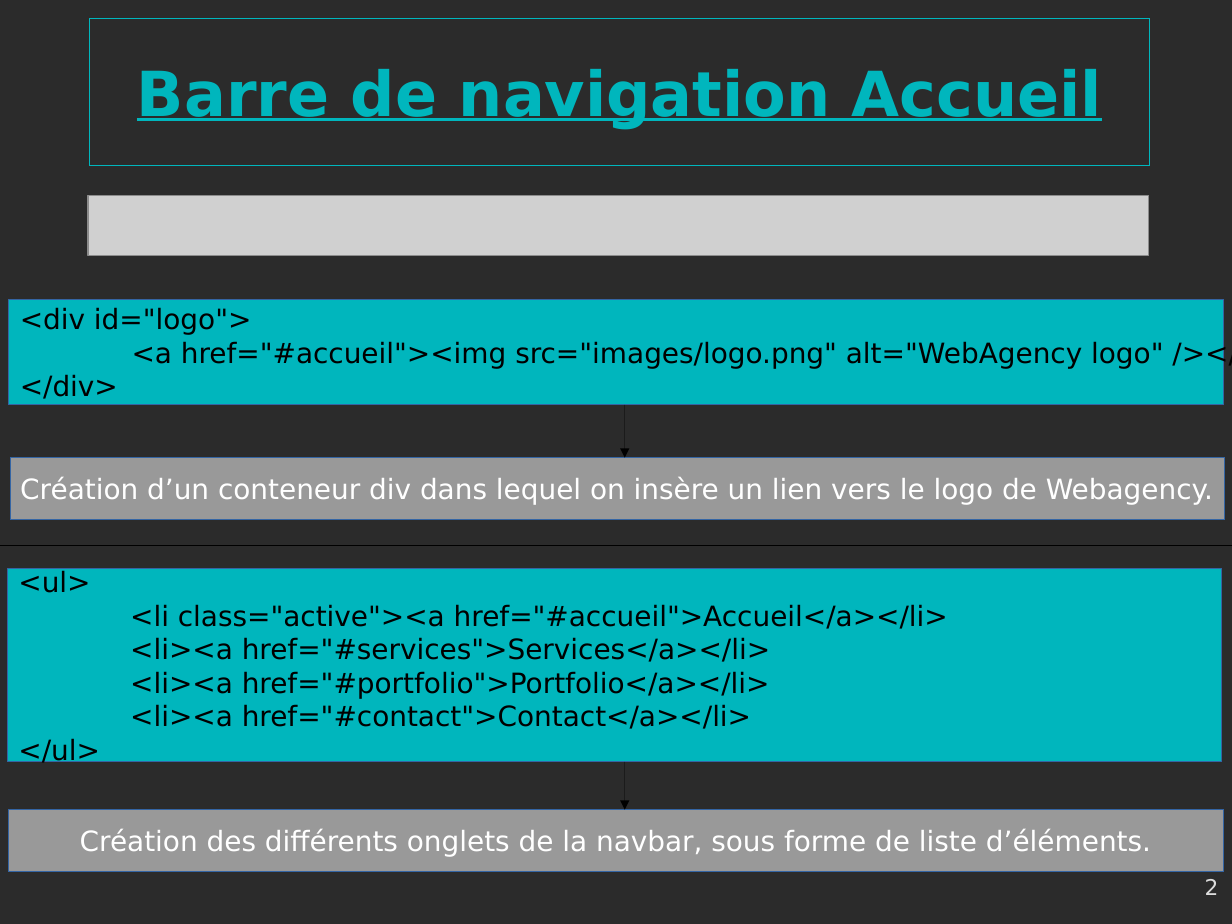
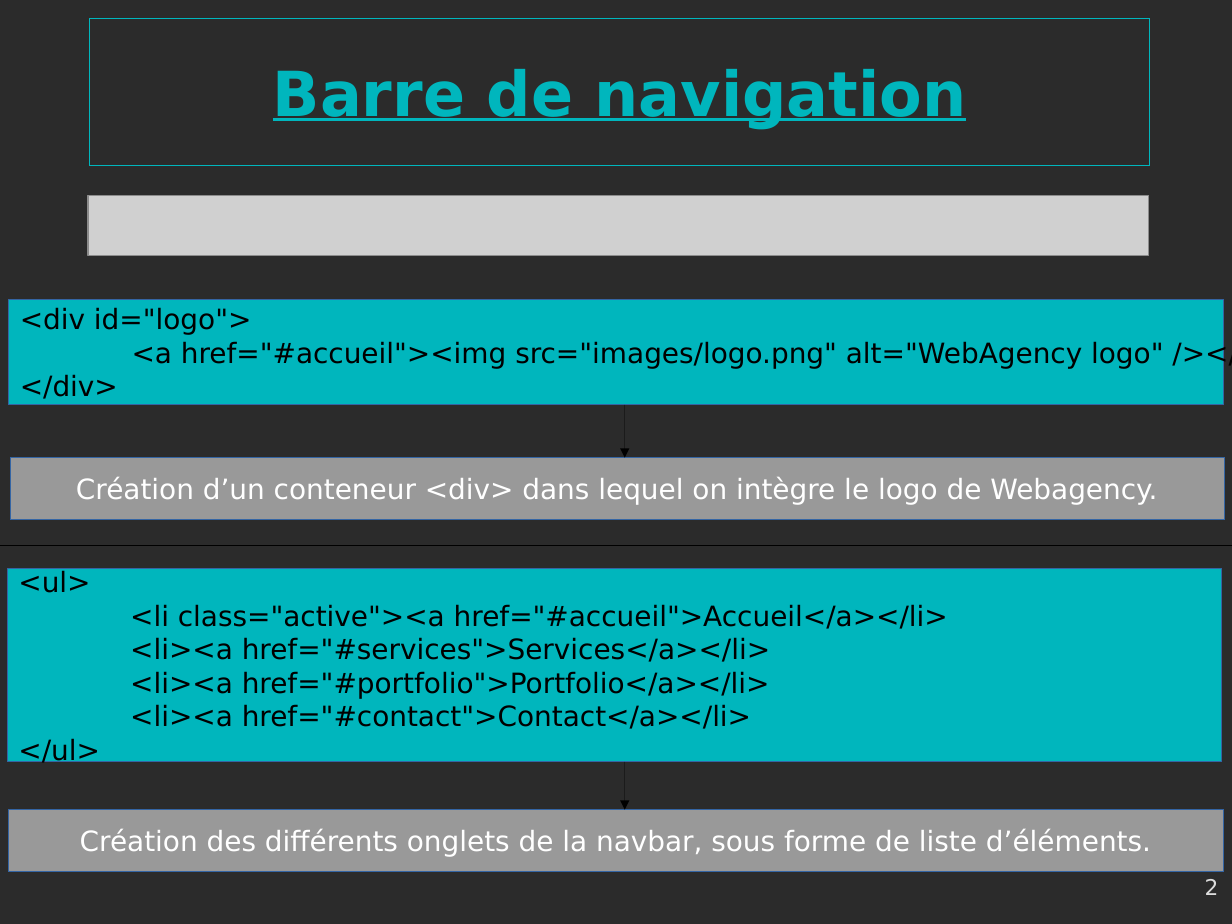
Before and after one commit to gambit13009/webagency, a slide deck: slide 2 of Webagency-presentation.odp. Drawn at 1232x924 pixels with LibreOffice and Linux fonts; fonts in the diff are those of the drawing; grey boxes stand for pictures; background and template pictures are left out; a plain dark background stands for a picture behind light text. Boxes give left, top, right and bottom in pixels: in the first picture for what was removed or moved away, otherwise in the second. Text is boxed around its words. In the diff, an @@ line names an element or a change of style, - is before the commit and + after.

```diff
--- a/Webagency-presentation.odp
+++ b/Webagency-presentation.odp
@@ title at (273,69,966,129): text changed @@
-Barre de navigation Accueil
+Barre de navigation
@@ text in rectangle at (76,477,1157,505): text changed @@
-Création d’un conteneur div dans lequel on insère un lien vers le logo de Webagency.
+Création d’un conteneur <div> dans lequel on intègre le logo de Webagency.
```
Also in this commit, not shown: 8 other slides changed, 3 other files.
